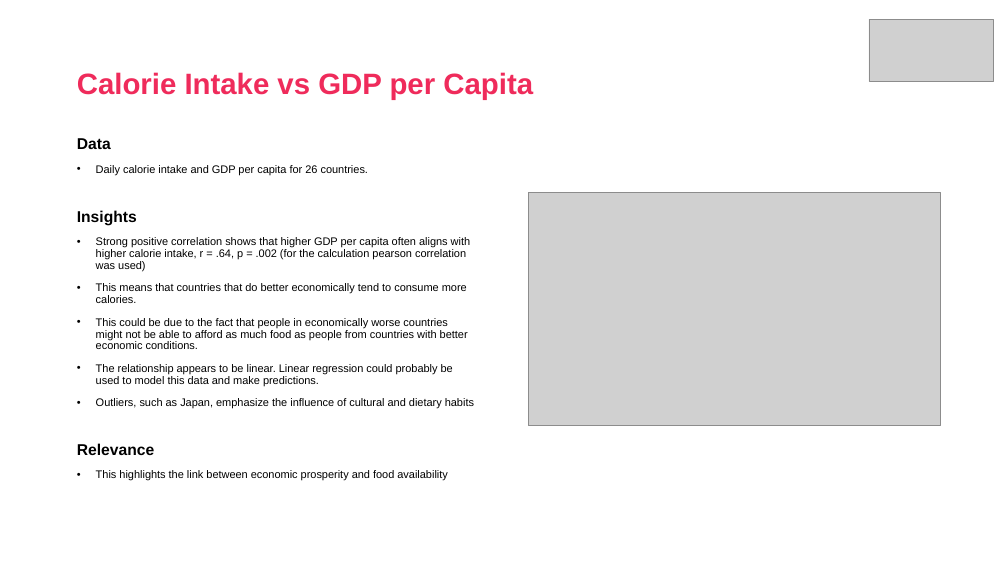
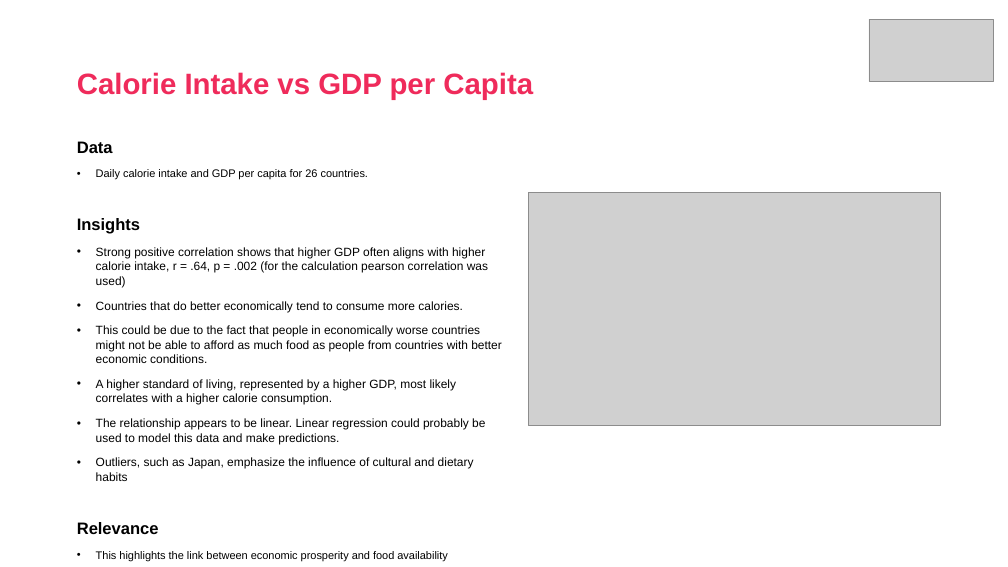
Before and after one commit to DanielSchipfer/assignment2, a slide deck: slide 10 of assignment2_presentation_V2.pptx. Drawn at 1008x567 pixels with LibreOffice and Linux fonts; fonts in the diff are those of the drawing; grey boxes stand for pictures. Boxes give left, top, right and bottom in pixels: in the first picture for what was removed or moved away, otherwise in the second. Text is boxed around its words. In the diff, an @@ line names an element or a change of style, - is before the commit and + after.

Commit message:
update

```diff
--- a/assignment2_presentation_V2.pptx
+++ b/assignment2_presentation_V2.pptx
@@ text at (x1=77, y1=141, x2=502, y2=534): size 14.9 to 15.8 pt in "Data", "Insights", "Relevance"; size 10.5 to 11.4 pt in "This could be due to the fact ...", "The relationship appears to be linear. Linear ...", "Outliers, such as Japan, emphasize the influence ..."; line spacing 0.9 to 1 @@
@@ text at (x1=96, y1=247, x2=488, y2=312): text changed; size 10.5 to 11.4 pt @@
-• Strong positive correlation shows that higher GDP per capita often aligns with higher calorie intake, r = .64, p = .002 (for the calculation pearson correlation was used)
-• This means that countries that do better economically tend to consume more calories.
+• Strong positive correlation shows that higher GDP often aligns with higher calorie intake, r = .64, p = .002 (for the calculation pearson correlation was used)
+• Countries that do better economically tend to consume more calories.
@@ text at (x1=96, y1=379, x2=457, y2=405): paragraph added @@
+• A higher standard of living, represented by a higher GDP, most likely correlates with a higher calorie consumption.
```
Also in this commit, not shown: 3 other slides changed.
